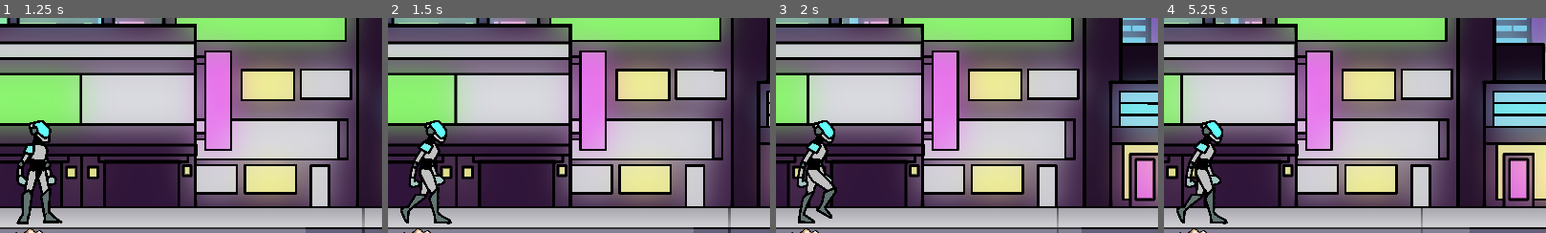
Above: before the commit, frames 1-4 (left to right).
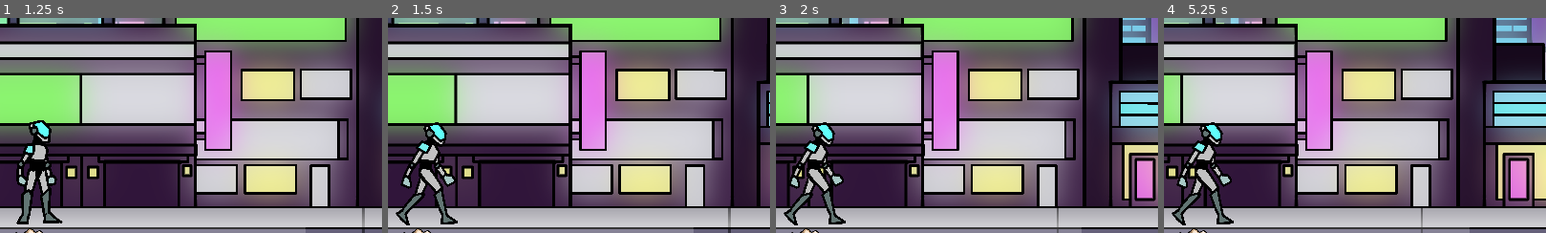
Above: after the commit, the same moments.

Repository: PandaHunterX/Cyber-Blasters
Game: Godot game, scene res://main_menu.tscn
The game is run twice, just before and just after one commit, with the same random seed, the same clock (stepped at 60 frames per second) and the same inputs. Sound files missing from this copy of the repository are replaced by a short silence.
Inputs:
- Up to frame 1 (1.25 s): click "PLAY" at 0.5 s
- Up to frame 2 (1.5 s): tap Enter at 1.25 s; hold D (right) from 1.28 s (still down); hold 3 (laser_rifle) from 1.28 s (still down)
- Up to frame 3 (2 s): keep holding D (right); keep holding 3 (laser_rifle); tap Tab (melee) at 1.55 s
- Up to frame 4 (5.25 s): release D (right) at 2.03 s; release 3 (laser_rifle) at 2.03 s; hold A (left) 2.03-2.75 s; tap Tab (melee) at 2.1 s; tap 1 (pistol) at 2.3 s; click ">" at 2.75 s; click "<" at 3.5 s; click "OKAY" at 4.25 s; tap Space at 5 s; hold D (right) from 5.03 s (still down); hold 1 (pistol) from 5.03 s (still down)
The pictures show only the part of the screen within x 5-55%, y 37-87%; the shares and areas given below are measured in that part.

Frame 1 is identical in both runs. In frame 2, 2.4% of the frame differs, in the area x 2-19%, y 47-97%; in frame 3, 2.3%; in frame 4, 2.3%.

Commit message:
Aligned sprites, fixed animations to be more consistent

Diff:
--- a/scenes/dead_body.tscn
+++ b/scenes/dead_body.tscn
@@ -8,6 +8,7 @@
 size = Vector2(217, 112.5)
 
 [node name="DeadBody" type="Node2D"]
+scale = Vector2(1.4, 1.4)
 script = ExtResource("1_ujiof")
 
 [node name="Detection" type="Area2D" parent="."]
@@ -18,8 +19,8 @@
 shape = SubResource("RectangleShape2D_y0h0y")
 
 [node name="Sprite2D" type="Sprite2D" parent="."]
-position = Vector2(1, 10)
-scale = Vector2(0.195041, 0.353392)
+position = Vector2(1, 52)
+scale = Vector2(0.210938, 0.210938)
 texture = ExtResource("2_m8epm")
 hframes = 3
 vframes = 2
--- a/scenes/enemy_weak.tscn
+++ b/scenes/enemy_weak.tscn
@@ -76,7 +76,7 @@
 
 [sub_resource type="Animation" id="Animation_3dmto"]
 resource_name = "attack"
-length = 0.3
+length = 0.35
 tracks/0/type = "value"
 tracks/0/imported = false
 tracks/0/enabled = true
@@ -84,7 +84,7 @@
 tracks/0/interp = 1
 tracks/0/loop_wrap = true
 tracks/0/keys = {
-"times": PackedFloat32Array(0, 0.2, 0.266667),
+"times": PackedFloat32Array(0, 0.233333, 0.333333),
 "transitions": PackedFloat32Array(1, 1, 1),
 "update": 1,
 "values": [true, false, true]
@@ -132,7 +132,7 @@
 tracks/4/interp = 1
 tracks/4/loop_wrap = true
 tracks/4/keys = {
-"times": PackedFloat32Array(0, 0.0666667, 0.133333, 0.2, 0.266667),
+"times": PackedFloat32Array(0, 0.1, 0.166667, 0.233333, 0.333333),
 "transitions": PackedFloat32Array(1, 1, 1, 1, 1),
 "update": 1,
 "values": [0, 1, 2, 3, 4]
--- a/scenes/game.tscn
+++ b/scenes/game.tscn
@@ -19,7 +19,7 @@
 position = Vector2(371, 713)
 
 [node name="Spawner" type="Marker2D" parent="Player"]
-position = Vector2(2588, 152)
+position = Vector2(2588, 200)
 
 [node name="Background Music" type="AudioStreamPlayer2D" parent="Player"]
 process_mode = 3
--- a/scenes/laser.tscn
+++ b/scenes/laser.tscn
@@ -7,16 +7,16 @@
 size = Vector2(2860, 29)
 
 [node name="Laser" type="Node2D"]
-position = Vector2(1930, 0)
 scale = Vector2(2, 2)
 script = ExtResource("1_air1d")
 
 [node name="Sprite2D" type="Sprite2D" parent="."]
-position = Vector2(452.25, 0)
+position = Vector2(1407.25, 0)
 scale = Vector2(1.44273, 1)
 texture = ExtResource("2_hws1c")
 
 [node name="Laser" type="Area2D" parent="."]
+position = Vector2(915.749, 0)
 
 [node name="CollisionShape2D" type="CollisionShape2D" parent="Laser"]
 position = Vector2(466, 0)
--- a/scenes/player.tscn
+++ b/scenes/player.tscn
@@ -1,11 +1,10 @@
-[gd_scene load_steps=31 format=3 uid="uid://dvqe5yrmnj22t"]
+[gd_scene load_steps=30 format=3 uid="uid://dvqe5yrmnj22t"]
 
 [ext_resource type="Script" path="res://scripts/player.gd" id="1_iv0u3"]
 [ext_resource type="Texture2D" uid="uid://2wi5kth1e6oa" path="res://assets/main character/mc_idle.png" id="2_8ahtr"]
 [ext_resource type="Texture2D" uid="uid://b7wh2ws8rnge3" path="res://assets/main character/mc_attack.png" id="2_jcmi7"]
 [ext_resource type="Texture2D" uid="uid://cnrh4oq63uyqh" path="res://assets/main character/mc_hurt.png" id="4_11twy"]
 [ext_resource type="Texture2D" uid="uid://f6wccoyyufn7" path="res://assets/main character/mc_death.png" id="5_4facx"]
-[ext_resource type="Texture2D" uid="uid://c46x0ksb7rdn4" path="res://assets/main character/mc_walk.png" id="7_tj5pr"]
 [ext_resource type="PackedScene" uid="uid://1eiawil14myx" path="res://game_interface.tscn" id="8_6dwr8"]
 [ext_resource type="Texture2D" uid="uid://cdm7fnn2ul0ab" path="res://assets/main character/mc_idle_pistol.png" id="8_80nla"]
 [ext_resource type="PackedScene" uid="uid://bpyw4xh44vyhs" path="res://scenes/weapon_system.tscn" id="8_uwpar"]
@@ -71,10 +70,22 @@
 "update": 1,
 "values": [0]
 }
+tracks/4/type = "value"
+tracks/4/imported = false
+tracks/4/enabled = true
+tracks/4/path = NodePath("meleehitbox/CollisionShape2D:disabled")
+tracks/4/interp = 1
+tracks/4/loop_wrap = true
+tracks/4/keys = {
+"times": PackedFloat32Array(0),
+"transitions": PackedFloat32Array(1),
+"update": 1,
+"values": [false]
+}
 
 [sub_resource type="Animation" id="Animation_57oel"]
 resource_name = "attack"
-length = 0.22
+length = 0.3
 tracks/0/type = "value"
 tracks/0/imported = false
 tracks/0/enabled = true
@@ -82,10 +93,10 @@
 tracks/0/interp = 1
 tracks/0/loop_wrap = true
 tracks/0/keys = {
-"times": PackedFloat32Array(0, 0.166667),
-"transitions": PackedFloat32Array(1, 1),
-"update": 1,
-"values": [false, true]
+"times": PackedFloat32Array(0, 0.166667, 0.2),
+"transitions": PackedFloat32Array(1, 1, 1),
+"update": 1,
+"values": [true, false, true]
 }
 tracks/1/type = "value"
 tracks/1/imported = false
@@ -130,7 +141,7 @@
 tracks/4/interp = 1
 tracks/4/loop_wrap = true
 tracks/4/keys = {
-"times": PackedFloat32Array(0, 0.0666667, 0.133333, 0.166667, 0.2),
+"times": PackedFloat32Array(0, 0.0333333, 0.0666667, 0.133333, 0.233333),
 "transitions": PackedFloat32Array(1, 1, 1, 1, 1),
 "update": 1,
 "values": [0, 1, 2, 3, 4]
@@ -413,55 +424,44 @@
 
 [sub_resource type="Animation" id="Animation_dyh7u"]
 resource_name = "walk"
-length = 0.31
+length = 0.5
 loop_mode = 1
-tracks/0/type = "value"
-tracks/0/imported = false
-tracks/0/enabled = true
-tracks/0/path = NodePath("Sprite2D:texture")
-tracks/0/interp = 1
-tracks/0/loop_wrap = true
-tracks/0/keys = {
-"times": PackedFloat32Array(0),
-"transitions": PackedFloat32Array(1),
-"update": 1,
-"values": [ExtResource("7_tj5pr")]
-}
-tracks/1/type = "value"
-tracks/1/imported = false
-tracks/1/enabled = true
-tracks/1/path = NodePath("Sprite2D:hframes")
-tracks/1/interp = 1
-tracks/1/loop_wrap = true
-tracks/1/keys = {
-"times": PackedFloat32Array(0),
-"transitions": PackedFloat32Array(1),
-"update": 1,
-"values": [3]
-}
-tracks/2/type = "value"
-tracks/2/imported = false
-tracks/2/enabled = true
-tracks/2/path = NodePath("Sprite2D:vframes")
-tracks/2/interp = 1
-tracks/2/loop_wrap = true
-tracks/2/keys = {
-"times": PackedFloat32Array(0),
-"transitions": PackedFloat32Array(1),
-"update": 1,
-"values": [3]
-}
-tracks/3/type = "value"
-tracks/3/imported = false
-tracks/3/enabled = true
-tracks/3/path = NodePath("Sprite2D:frame")
-tracks/3/interp = 1
-tracks/3/loop_wrap = true
-tracks/3/keys = {
-"times": PackedFloat32Array(0, 0.0333333, 0.1, 0.133333, 0.2, 0.266667, 0.3),
-"transitions": PackedFloat32Array(1, 1, 1, 1, 1, 1, 1),
-"update": 1,
-"values": [0, 1, 2, 3, 4, 5, 6]
+step = 0.0625
+tracks/0/type = "value"
+tracks/0/imported = false
+tracks/0/enabled = true
+tracks/0/path = NodePath("Sprite2D:hframes")
+tracks/0/interp = 1
+tracks/0/loop_wrap = true
+tracks/0/keys = {
+"times": PackedFloat32Array(0, 0.5),
+"transitions": PackedFloat32Array(1, 1),
+"update": 1,
+"values": [3, 3]
+}
+tracks/1/type = "value"
+tracks/1/imported = false
+tracks/1/enabled = true
+tracks/1/path = NodePath("Sprite2D:vframes")
+tracks/1/interp = 1
+tracks/1/loop_wrap = true
+tracks/1/keys = {
+"times": PackedFloat32Array(0, 0.5),
+"transitions": PackedFloat32Array(1, 1),
+"update": 1,
+"values": [3, 3]
+}
+tracks/2/type = "value"
+tracks/2/imported = false
+tracks/2/enabled = true
+tracks/2/path = NodePath("Sprite2D:frame")
+tracks/2/interp = 1
+tracks/2/loop_wrap = true
+tracks/2/keys = {
+"times": PackedFloat32Array(0, 0.0625, 0.125, 0.1875, 0.25, 0.3125, 0.375, 0.4375),
+"transitions": PackedFloat32Array(1, 1, 1, 1, 1, 1, 1, 1),
+"update": 1,
+"values": [0, 1, 2, 3, 4, 5, 6, 7]
 }
 
 [sub_resource type="Animation" id="Animation_vu0t8"]
@@ -585,12 +585,13 @@
 }
 
 [sub_resource type="RectangleShape2D" id="RectangleShape2D_pwefy"]
-size = Vector2(159, 91)
+size = Vector2(187.5, 91)
 
 [node name="Player" type="CharacterBody2D"]
 texture_filter = 1
 position = Vector2(368, 716)
 script = ExtResource("1_iv0u3")
+metadata/_edit_horizontal_guides_ = [917.0]
 
 [node name="Sprite2D" type="Sprite2D" parent="."]
 position = Vector2(-99.861, 75.59)
@@ -621,9 +622,8 @@
 collision_layer = 0
 
 [node name="CollisionShape2D" type="CollisionShape2D" parent="meleehitbox"]
-position = Vector2(67, -28)
+position = Vector2(81.25, -28)
 shape = SubResource("RectangleShape2D_pwefy")
-disabled = true
 
 [node name="CanvasLayer" type="CanvasLayer" parent="."]
 
--- a/scenes/weapon_system.tscn
+++ b/scenes/weapon_system.tscn
@@ -1,7 +1,7 @@
 [gd_scene load_steps=9 format=3 uid="uid://bpyw4xh44vyhs"]
 
 [ext_resource type="Script" path="res://scripts/weapon_system.gd" id="1_aw7gr"]
-[ext_resource type="Texture2D" uid="uid://ds61n2p7o3i4e" path="res://assets/weapons/weapon_grenade.png" id="2_jd7im"]
+[ext_resource type="Texture2D" uid="uid://dw6uhcokhd7g2" path="res://assets/weapons/weapon_laser.png" id="1_ho4bp"]
 [ext_resource type="AudioStream" uid="uid://dej53gloh8dy5" path="res://assets/sounds/pistol_bullet.mp3" id="3_yyxct"]
 [ext_resource type="AudioStream" uid="uid://cao3aunbcv70" path="res://assets/sounds/smg_bullet.mp3" id="4_ixjoo"]
 [ext_resource type="AudioStream" uid="uid://ca5cyww6mmtpv" path="res://assets/sounds/laser.mp3" id="5_6ckur"]
@@ -12,7 +12,7 @@
 [node name="WeaponSystem" type="Sprite2D"]
 position = Vector2(-139, 42)
 scale = Vector2(0.306152, 0.304199)
-texture = ExtResource("2_jd7im")
+texture = ExtResource("1_ho4bp")
 script = ExtResource("1_aw7gr")
 
 [node name="WeaponSystem" type="Node2D" parent="."]
--- a/scripts/bullet.gd
+++ b/scripts/bullet.gd
@@ -15,7 +15,7 @@
 # Called every frame. 'delta' is the elapsed time since the previous frame.
 func _physics_process(delta: float) -> void:
 		global_position.x += speed * delta
-		if position.x >= 5500:
+		if position.x >= 6000:
 			queue_free()
 
 func _on_bullet_hitbox_body_entered(body: Node2D) -> void:
--- a/scripts/game.gd
+++ b/scripts/game.gd
@@ -40,8 +40,6 @@
 			var random_x_offset = Global.rng.randi_range(-600, 600)
 			weak.position = $Player/Spawner.global_position + Vector2(random_x_offset, 0)
 			add_child(weak)
-			print($Player/Sprite2D.global_position)
-			print(weak.global_position)
 
 func spawn_fast_enemy() -> void:
 	if not Global.player_isdead:
--- a/scripts/player.gd
+++ b/scripts/player.gd
@@ -19,6 +19,10 @@
 var weapon_equip = false
 var previous_position: float
 var isdead = Global.player_isdead
+
+const MC_WALK = preload("res://assets/main character/mc_walk.png")
+const MC_WALK_PISTOL = preload("res://assets/main character/mc_walk_pistol.png")
+const MC_WALK_RIFLE = preload("res://assets/main character/mc_walk_rifle.png")
 
 @onready var punch_sound: AudioStreamPlayer2D = $"Punch Sound"
 @onready var player_death: AudioStreamPlayer2D = $"Player Death"
@@ -84,11 +88,16 @@
 		else:
 			can_attack = false
 			if Global.pistol_equip:
-				ap.play("walk_pistol")
+				sprite.texture = MC_WALK_PISTOL
 			elif Global.smg_equip or Global.laser_rifle_equip or Global.grenad_launcher_equip:
-				ap.play("walk_rifle")
+				sprite.texture = MC_WALK_RIFLE
 			else:
+				sprite.texture = MC_WALK
+
+			if horizontal_direction >= 0:
 				ap.play("walk")
+			else:
+				ap.play("walk", -1, -1.0, false)
 
 func weak_hit():
 	player_hit.play()
